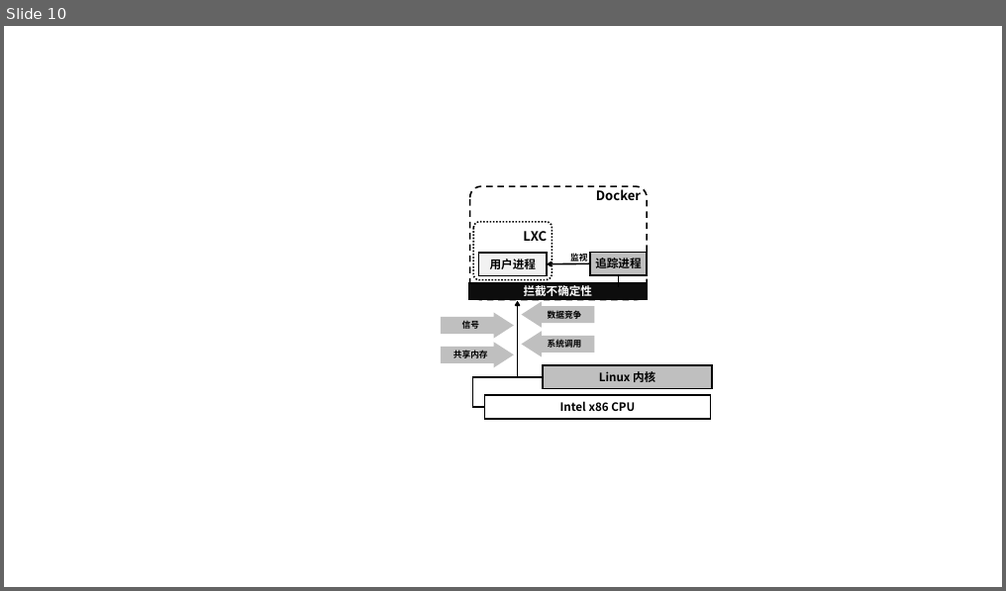
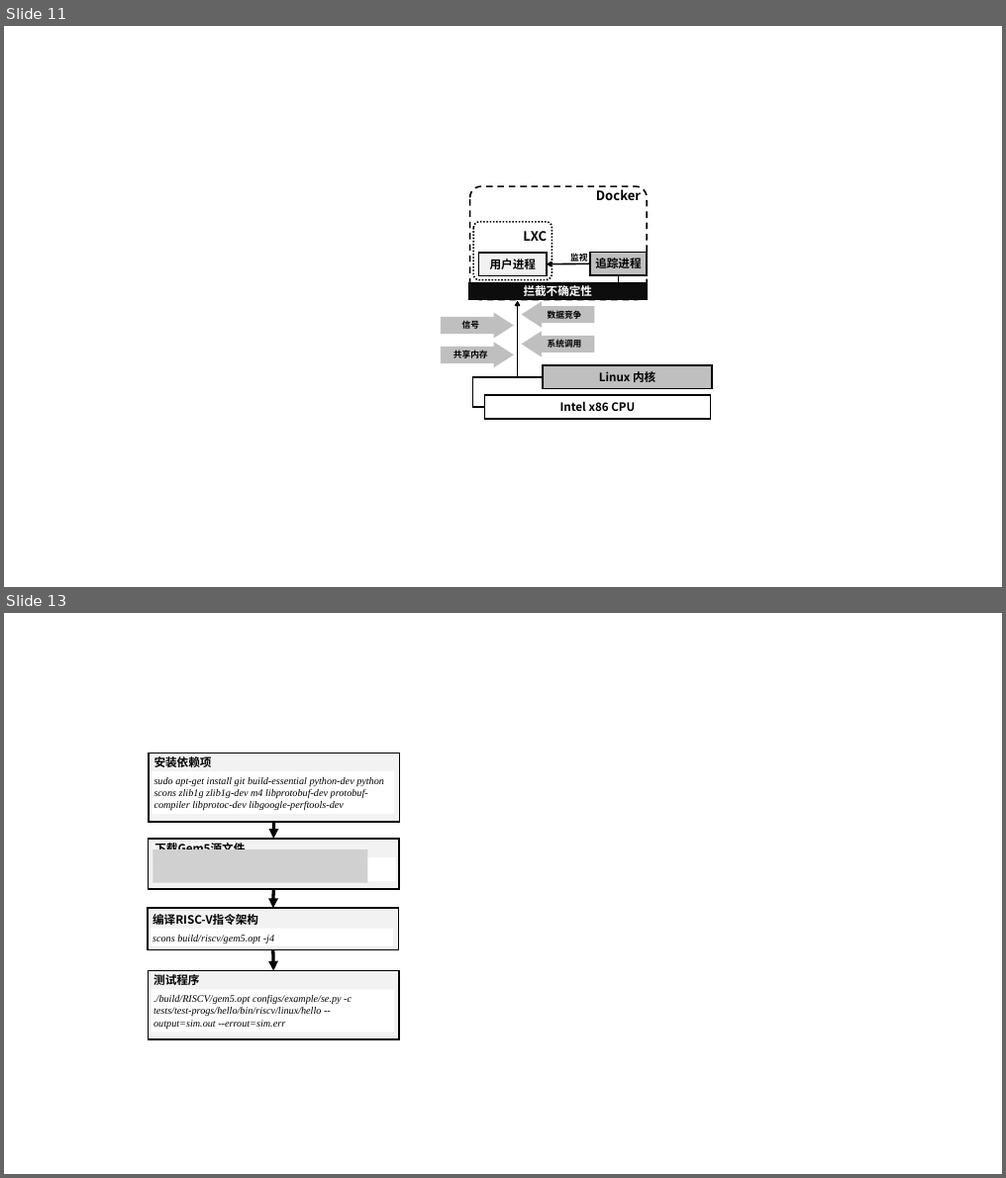
Before and after one commit to Cu1Ao/HelpMe, a slide deck: 插图.pptx. Shown one above the other, each under a label of ours: slide 10 before the commit, slides 11 and 13 after it; the slides between them are not shown. The pictures are 1006x591 and 1006x1178 pixels, drawn with LibreOffice and Linux fonts; fonts in the diff are those of the drawing; grey boxes stand for pictures. Boxes give left, top, right and bottom in pixels: in the first picture for what was removed or moved away, otherwise in the second. Text is boxed around its words. In the diff, an @@ line names an element or a change of style, - is before the commit and + after.

```diff
--- a/插图.pptx
+++ b/插图.pptx
@@ slide 13 added at <box>4,613,1002,1174</box>, background #FFFFFF @@
@@ rectangle added at <box>148,753,399,822</box>, fill #F2F2F2, outline #000000 2.25 pt @@
@@ text added at <box>154,757,212,767</box>, 16 pt, text #000000, bold @@
+安装依赖项
@@ rectangle added at <box>152,771,395,814</box>, fill #FFFFFF @@
@@ text added at <box>154,777,384,810</box>, 14 pt, text #000000, italic @@
+sudo apt-get install git build-essential python-dev python scons zlib1g zlib1g-dev m4 libprotobuf-dev protobuf-compiler libprotoc-dev libgoogle-perftools-dev
@@ rectangle added at <box>148,839,399,889</box>, fill #F2F2F2, outline #000000 2.25 pt @@
@@ picture added at <box>153,850,368,883</box> @@
@@ text added at <box>154,843,245,850</box>, 16 pt, text #000000, bold @@
+下载Gem5源文件
@@ arrow added from (274, 822) to (273, 839), #000000 4.5 pt @@
@@ rectangle added at <box>153,858,396,881</box>, fill #FFFFFF @@
@@ rectangle added at <box>148,908,399,951</box>, fill #F2F2F2, outline #000000 2.25 pt @@
@@ arrow added from (273, 889) to (273, 908), #000000 4.5 pt @@
@@ rectangle added at <box>151,929,393,947</box>, fill #FFFFFF @@
@@ text added at <box>152,914,258,925</box>, 16 pt, text #000000, bold @@
+编译RISC-V指令架构
@@ text added at <box>152,935,274,944</box>, 14 pt, text #000000, italic @@
+scons build/riscv/gem5.opt -j4
@@ arrow added from (273, 951) to (273, 971), #000000 4.5 pt @@
@@ rectangle added at <box>148,971,399,1040</box>, fill #F2F2F2, outline #000000 2.25 pt @@
@@ rectangle added at <box>152,989,394,1032</box>, fill #FFFFFF @@
@@ text added at <box>153,972,199,988</box>, 16 pt, text #000000, bold @@
+测试程序
@@ text added at <box>153,995,351,1029</box>, 14 pt, text #000000, italic @@
+./build/RISCV/gem5.opt configs/example/se.py -c tests/test-progs/hello/bin/riscv/linux/hello --output=sim.out --errout=sim.err
@@ what was slide 10 is now slide 11 @@
```
Also in this commit, not shown: 1 slide changed, 4 other slides added, 1 slide removed, 22 other files.
